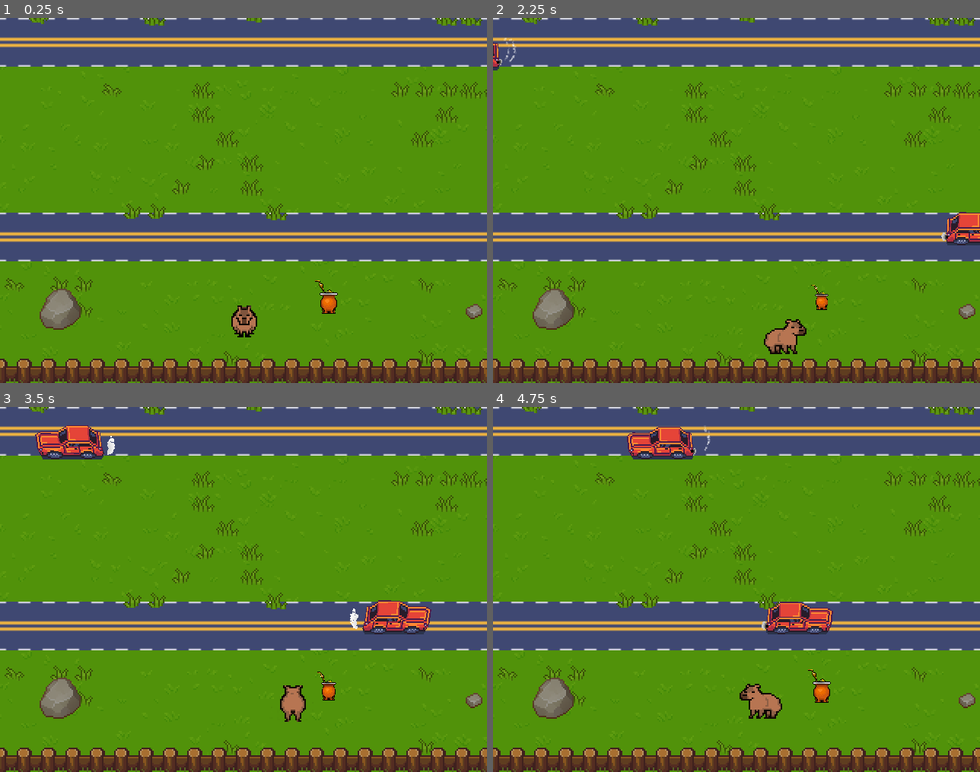
Above: before the commit, frames 1-4 (two rows, left to right).
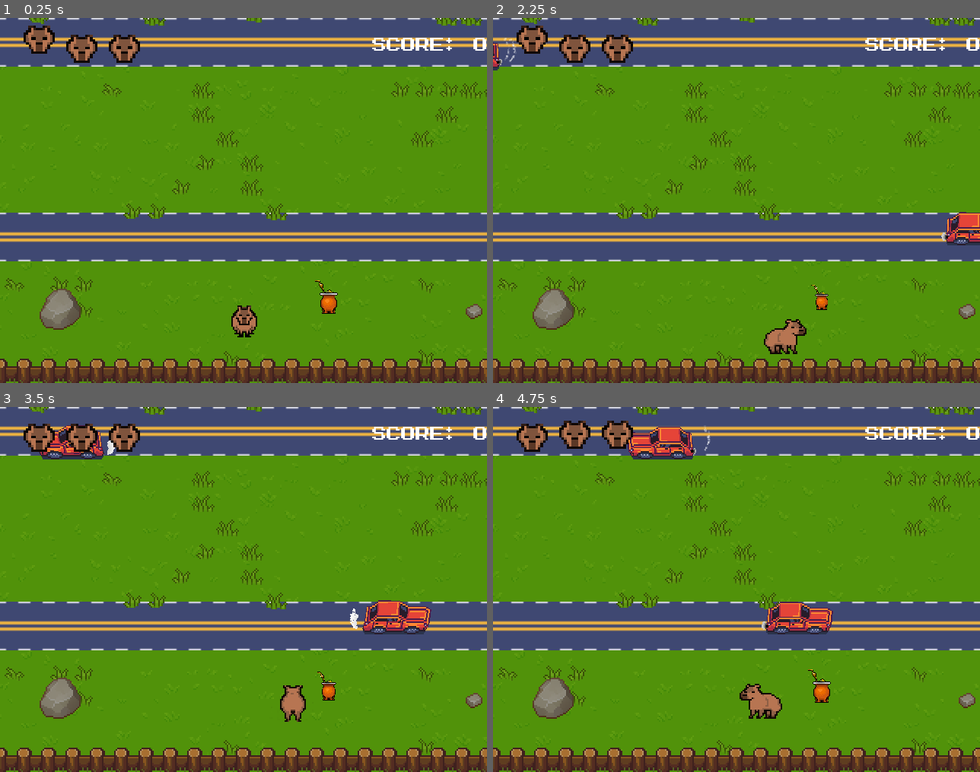
Above: after the commit, the same moments.

Repository: manuelxp95/RoadToCarpincho
Game: Godot game, scene res://game/Levels/LevelSample.tscn
Same seed, same stepped clock (60 frames per second), same inputs: the game is played once before the commit and once after it. Sound files missing from this copy of the repository are replaced by a short silence.
Inputs:
- Up to frame 1 (0.25 s): no input
- Up to frame 2 (2.25 s): tap Enter at 0.5 s; hold Right (ui_right) 0.53-1.28 s; hold Down (ui_down) 1.28-2.03 s; hold Right (ui_right) from 2.03 s (still down)
- Up to frame 3 (3.5 s): release Right (ui_right) at 2.78 s; hold Up (ui_up) from 2.78 s (still down)
- Up to frame 4 (4.75 s): release Up (ui_up) at 3.53 s; hold Left (ui_left) from 3.53 s (still down)

The runs differ from the first frame. In frame 1, 1.5% of the frame differs, in the area x 4-100%, y 2-13%; in frame 2, 1.5%; in frame 3, 1.5%; in frame 4, 1.5%.

Commit message:
solved lifes bugs

Diff:
--- a/default_bus_layout.tres
+++ b/default_bus_layout.tres
@@ -1,6 +1,7 @@
 [gd_resource type="AudioBusLayout" format=2]
 
 [resource]
+bus/0/mute = true
 bus/1/name = "Music"
 bus/1/solo = false
 bus/1/mute = false
--- /dev/null
+++ b/game/Hud/HUD.gd
@@ -0,0 +1,31 @@
+extends Control
+
+func _ready():
+	DataPlayer.connect("start_game",self,"initial_hud")
+
+func _process(delta):
+	update_hud()
+
+func initial_hud():
+	for i in $CornerLeft.get_children():
+		i.self_modulate ="#ffffff"
+
+func update_hud()->void:
+	var lifes= DataPlayer.lifes
+	$CornerRigth/ScoreText.text ="Score: %s" %DataPlayer.score
+	match lifes:
+		4:pass #SHIELD
+		3:pass
+		2:
+			$CornerLeft/Life3.self_modulate="#000000"
+			$CornerLeft/Life2.self_modulate="#ffffff"
+			$CornerLeft/Life1.self_modulate="#ffffff"
+		1:
+			$CornerLeft/Life3.self_modulate="#000000"
+			$CornerLeft/Life2.self_modulate="#000000"
+			$CornerLeft/Life1.self_modulate="#ffffff"
+
+		0:
+			$CornerLeft/Life3.self_modulate="#000000"
+			$CornerLeft/Life2.self_modulate="#000000"
+			$CornerLeft/Life1.self_modulate="#000000" #GAME OVER
--- /dev/null
+++ b/game/Hud/HUD.tscn
@@ -0,0 +1,164 @@
+[gd_scene load_steps=8 format=2]
+
+[ext_resource path="res://resources/animals/carpincho_16bits.png" type="Texture" id=1]
+[ext_resource path="res://resources/font/zig_____.ttf" type="DynamicFontData" id=2]
+[ext_resource path="res://game/Hud/HUD.gd" type="Script" id=3]
+
+[sub_resource type="AtlasTexture" id=1]
+atlas = ExtResource( 1 )
+region = Rect2( 64, 224, 32, 32 )
+
+[sub_resource type="Animation" id=3]
+length = 0.001
+tracks/0/type = "value"
+tracks/0/path = NodePath("Life1:rect_position")
+tracks/0/interp = 1
+tracks/0/loop_wrap = true
+tracks/0/imported = false
+tracks/0/enabled = true
+tracks/0/keys = {
+"times": PoolRealArray( 0 ),
+"transitions": PoolRealArray( 1 ),
+"update": 0,
+"values": [ Vector2( 0, 0 ) ]
+}
+tracks/1/type = "value"
+tracks/1/path = NodePath("Life2:rect_position")
+tracks/1/interp = 1
+tracks/1/loop_wrap = true
+tracks/1/imported = false
+tracks/1/enabled = true
+tracks/1/keys = {
+"times": PoolRealArray( 0 ),
+"transitions": PoolRealArray( 1 ),
+"update": 0,
+"values": [ Vector2( 56, 0 ) ]
+}
+tracks/2/type = "value"
+tracks/2/path = NodePath("Life3:rect_position")
+tracks/2/interp = 1
+tracks/2/loop_wrap = true
+tracks/2/imported = false
+tracks/2/enabled = true
+tracks/2/keys = {
+"times": PoolRealArray( 0 ),
+"transitions": PoolRealArray( 1 ),
+"update": 0,
+"values": [ Vector2( 112, 0 ) ]
+}
+
+[sub_resource type="Animation" id=4]
+resource_name = "idle"
+length = 2.0
+loop = true
+tracks/0/type = "value"
+tracks/0/path = NodePath("Life1:rect_position")
+tracks/0/interp = 1
+tracks/0/loop_wrap = true
+tracks/0/imported = false
+tracks/0/enabled = true
+tracks/0/keys = {
+"times": PoolRealArray( 0, 0.2, 0.3, 0.4, 0.5 ),
+"transitions": PoolRealArray( 1, 1, 1, 1, 1 ),
+"update": 0,
+"values": [ Vector2( 0, 0 ), Vector2( 0, -8 ), Vector2( 0, -16 ), Vector2( 0, -8 ), Vector2( 0, 0 ) ]
+}
+tracks/1/type = "value"
+tracks/1/path = NodePath("Life2:rect_position")
+tracks/1/interp = 1
+tracks/1/loop_wrap = true
+tracks/1/imported = false
+tracks/1/enabled = true
+tracks/1/keys = {
+"times": PoolRealArray( 0.4, 0.5, 0.6, 0.7, 0.8 ),
+"transitions": PoolRealArray( 1, 1, 1, 1, 1 ),
+"update": 0,
+"values": [ Vector2( 56, 0 ), Vector2( 56, -8 ), Vector2( 56, -16 ), Vector2( 56, -8 ), Vector2( 56, 0 ) ]
+}
+tracks/2/type = "value"
+tracks/2/path = NodePath("Life3:rect_position")
+tracks/2/interp = 1
+tracks/2/loop_wrap = true
+tracks/2/imported = false
+tracks/2/enabled = true
+tracks/2/keys = {
+"times": PoolRealArray( 0.7, 0.8, 0.9, 1, 1.1 ),
+"transitions": PoolRealArray( 1, 1, 1, 1, 1 ),
+"update": 0,
+"values": [ Vector2( 112, 0 ), Vector2( 112, -8 ), Vector2( 112, -16 ), Vector2( 112, -8 ), Vector2( 112, 0 ) ]
+}
+
+[sub_resource type="DynamicFont" id=2]
+size = 24
+font_data = ExtResource( 2 )
+
+[node name="HUD" type="Control"]
+anchor_right = 1.0
+anchor_bottom = 1.0
+script = ExtResource( 3 )
+__meta__ = {
+"_edit_use_anchors_": false
+}
+
+[node name="CornerLeft" type="NinePatchRect" parent="."]
+margin_right = 56.0
+margin_bottom = 56.0
+__meta__ = {
+"_edit_use_anchors_": false
+}
+
+[node name="Life1" type="TextureRect" parent="CornerLeft"]
+margin_right = 100.0
+margin_bottom = 100.0
+texture = SubResource( 1 )
+stretch_mode = 7
+__meta__ = {
+"_edit_use_anchors_": false
+}
+
+[node name="Life2" type="TextureRect" parent="CornerLeft"]
+margin_left = 56.0
+margin_right = 156.0
+margin_bottom = 100.0
+texture = SubResource( 1 )
+stretch_mode = 7
+__meta__ = {
+"_edit_use_anchors_": false
+}
+
+[node name="Life3" type="TextureRect" parent="CornerLeft"]
+margin_left = 112.0
+margin_right = 212.0
+margin_bottom = 100.0
+texture = SubResource( 1 )
+stretch_mode = 7
+__meta__ = {
+"_edit_use_anchors_": false
+}
+
+[node name="AnimationPlayer" type="AnimationPlayer" parent="CornerLeft"]
+autoplay = "idle"
+anims/RESET = SubResource( 3 )
+anims/idle = SubResource( 4 )
+
+[node name="CornerRigth" type="NinePatchRect" parent="."]
+anchor_left = 1.0
+anchor_right = 1.0
+margin_left = -40.0
+margin_bottom = 40.0
+__meta__ = {
+"_edit_use_anchors_": false
+}
+
+[node name="ScoreText" type="Label" parent="CornerRigth"]
+anchor_left = 1.0
+anchor_right = 1.0
+margin_left = -224.0
+margin_bottom = 72.0
+custom_fonts/font = SubResource( 2 )
+text = "Score: "
+align = 2
+valign = 1
+__meta__ = {
+"_edit_use_anchors_": false
+}
--- a/game/Levels/LevelSample.gd
+++ b/game/Levels/LevelSample.gd
@@ -7,11 +7,9 @@
 
 func _ready():
 	player.connect("take_damage",self,"respawn")
-	powerup.connect("consume",self,"slowtime")
+
 #	GlobalSfx.music()
 
 func respawn():
 	player.global_position= respawn_pos.global_position
-
-#func slowtime():
-#	vehicles.vel= Vector2(-10,0)
+	player.collision_active()
--- a/game/Levels/LevelSample.tscn
+++ b/game/Levels/LevelSample.tscn
@@ -8,6 +8,7 @@
 [ext_resource path="res://resources/grass/TX-Plant.png" type="Texture" id=6]
 [ext_resource path="res://resources/stones/TX Props.png" type="Texture" id=7]
 [ext_resource path="res://game/powerups/MatePowerUp.tscn" type="PackedScene" id=8]
+[ext_resource path="res://game/Hud/HUD.tscn" type="PackedScene" id=9]
 
 [sub_resource type="ConvexPolygonShape2D" id=1]
 points = PoolVector2Array( 32, 17, 0, 17, 0, 0, 32, 0 )
@@ -252,3 +253,7 @@
 
 [node name="MatePowerUp" parent="Powerup" instance=ExtResource( 8 )]
 position = Vector2( 384, 504 )
+
+[node name="TopLayer" type="CanvasLayer" parent="."]
+
+[node name="HUD" parent="TopLayer" instance=ExtResource( 9 )]
--- a/game/Levels/SlowTime.gd
+++ b/game/Levels/SlowTime.gd
@@ -22,6 +22,7 @@
 		if current_time >= duration_ms:
 			is_active =false
 			value= END_VALUE
+			GlobalSfx.normalmusic()
 			Engine.time_scale=END_VALUE
 
 
--- a/game/animals/Carpincho.gd
+++ b/game/animals/Carpincho.gd
@@ -20,6 +20,8 @@
 onready var animation= $AnimationPlayer
 onready var carpincho_sprite=$CarpinchoSprite
 onready var t_standby=$TimerStandby
+onready var collision = $Collision
+
 
 
 func _ready() -> void:
@@ -74,12 +76,16 @@
 	return direction
 
 
-func damage():
+func damage() -> void:
 	#animation.play("damage")
+	collision.set_deferred("disabled",true)
 	emit_signal("take_damage")
 	DataPlayer.damage()
 
-func mate_powerup():
+func collision_active():
+	collision.set_deferred("disabled",false)
+
+func mate_powerup() -> void:
 	$Camera2D/PoweUp/AnimationPower.play("slowtime")
 
 # standby controler
--- a/game/animals/Carpincho.tscn
+++ b/game/animals/Carpincho.tscn
@@ -222,7 +222,7 @@
 frame = 3
 region_rect = Rect2( 0, 0, 16, 16 )
 
-[node name="CollisionShape2D" type="CollisionShape2D" parent="."]
+[node name="Collision" type="CollisionShape2D" parent="."]
 position = Vector2( 0, 65 )
 shape = SubResource( 3 )
 
--- a/game/autoload/GlobalSfx.gd
+++ b/game/autoload/GlobalSfx.gd
@@ -1,10 +1,18 @@
 extends Node
 
-#func music():
-#	$OstMusic.play()
+var current_song = 1
 
 
+func slowmusic():
+	var slow_song = "OstSong" + str(current_song)
+	var ost_current= get_node(slow_song)
+	ost_current.pitch_scale = 0.5
 
+func normalmusic():
+	var slow_song = "OstSong" + str(current_song)
+	var ost_current= get_node(slow_song)
+	ost_current.pitch_scale = 1.0
 
 func _on_OstSong1_finished():
+	current_song=2
 	$OstSong2.play()
--- a/game/autoload/dataPlayer.gd
+++ b/game/autoload/dataPlayer.gd
@@ -1,6 +1,15 @@
 extends Node
 
-var lifes = 4
+signal start_game
+
+var lifes = 3
+var score = 0
+
+func _ready():
+	emit_signal("start_game")
 
 func damage():
-	lifes -= lifes
+	lifes -= 1
+
+func update_score(new_score):
+	score= new_score+score
--- a/game/environment/LakeWin.gd
+++ b/game/environment/LakeWin.gd
@@ -1,7 +1,14 @@
 extends Area2D
+
+var score = 1000
 
 func _ready():
 	pass
 
 func _on_LakeWin_body_entered(body):
+	DataPlayer.update_score(score)
 	print("win")
+
+
+func _on_TimerScore_timeout():
+	score -= 50
--- a/game/environment/LakeWin.tscn
+++ b/game/environment/LakeWin.tscn
@@ -144,4 +144,9 @@
 format = 1
 tile_data = PoolIntArray( -458752, 1, 0, -196614, 0, 0, -196611, 3, 0, -262140, 0, 0, -131074, 2, 0, -196607, 2, 0, -65543, 3, 0, -65540, 2, 0, -131069, 1, 0, -6, 2, 0, 131075, 3, 0, 131076, 2, 0 )
 
+[node name="TimerScore" type="Timer" parent="."]
+wait_time = 5.0
+autostart = true
+
 [connection signal="body_entered" from="." to="." method="_on_LakeWin_body_entered"]
+[connection signal="timeout" from="TimerScore" to="." method="_on_TimerScore_timeout"]
--- a/game/powerups/MatePowerUp.gd
+++ b/game/powerups/MatePowerUp.gd
@@ -1,9 +1,10 @@
 extends Area2D
 
-signal consume
+var score_4_mate = 150
 
 func _on_MatePowerUp_body_entered(body):
+	DataPlayer.update_score(score_4_mate)
 	body.mate_powerup()
 	$SlowTime.start()
-	emit_signal("consume")
+	GlobalSfx.slowmusic()
 	$MateAnimation.play("consume")
--- a/game/vehicle/VehicleBase.gd
+++ b/game/vehicle/VehicleBase.gd
@@ -35,4 +35,5 @@
 
 
 func _on_body_entered(body):
-	body.damage()
+	if body.get_name() == "Carpincho":
+		body.damage()
Not shown: 1 places in game/Levels/LevelSample.tscn that only renumber resources
Binary file added: resources/font/zig_____.ttf
